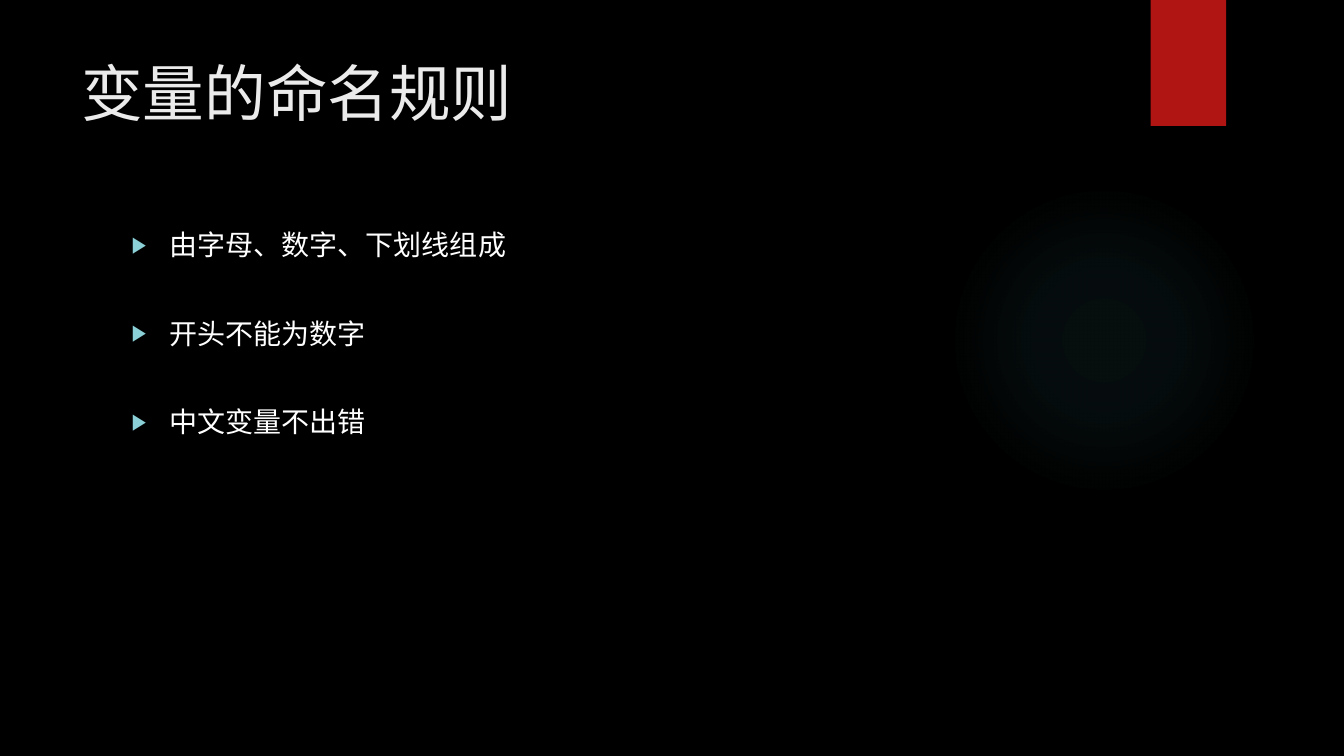
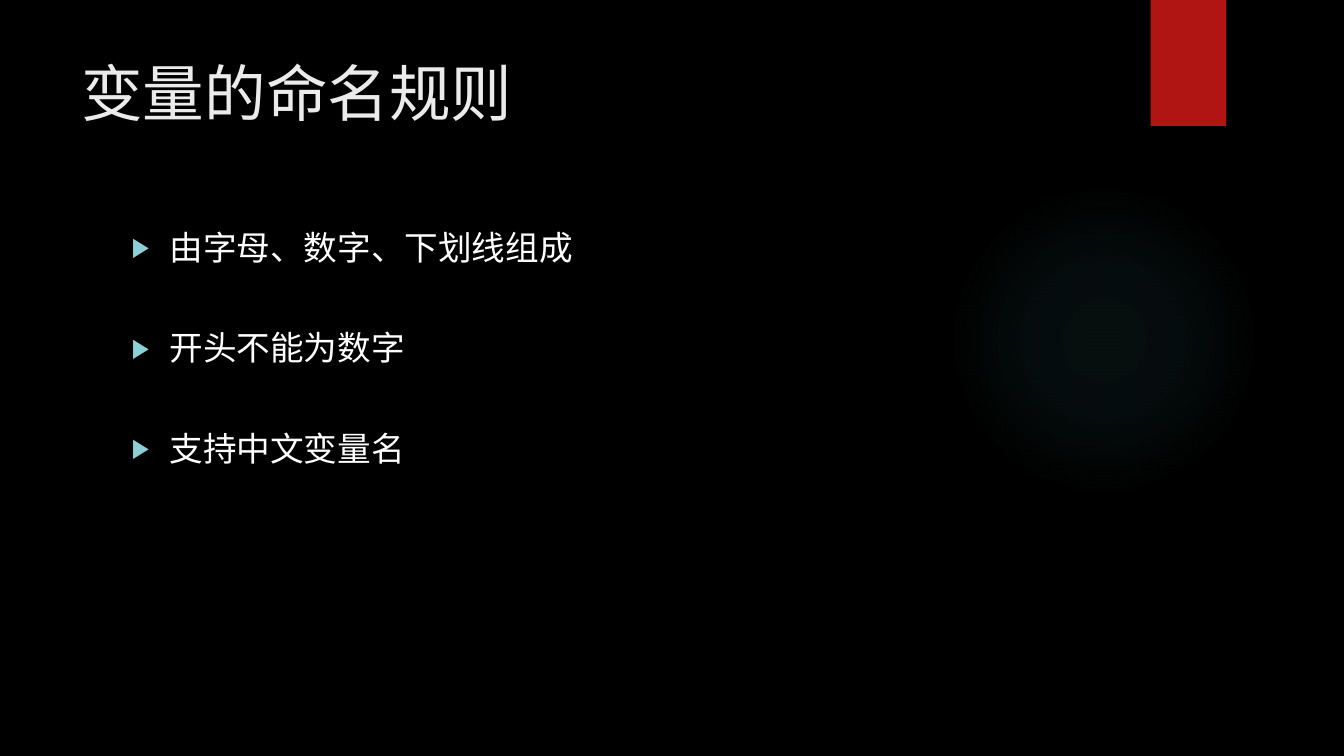
Before and after one commit to chunchill/WEB-Training, a slide deck: slide 10 of 03.JavaScript/JavaScript York.pptx. Drawn at 1344x756 pixels with LibreOffice and Linux fonts; fonts in the diff are those of the drawing; background and template pictures are left out. Boxes give left, top, right and bottom in pixels: in the first picture for what was removed or moved away, otherwise in the second. Text is boxed around its words. In the diff, an @@ line names an element or a change of style, - is before the commit and + after.

```diff
--- a/03.JavaScript/JavaScript York.pptx
+++ b/03.JavaScript/JavaScript York.pptx
@@ text at <box>170,231,573,363</box>: size 20 to 24 pt in "由字母、数字、下划线组成", "开头不能为数字" @@
@@ text at <box>170,432,405,464</box>: text changed; size 20 to 24 pt @@
-▶ 中文变量不出错
+▶ 支持中文变量名
```
Also in this commit, not shown: 18 other slides changed, 2 slides added, 16 other files.
